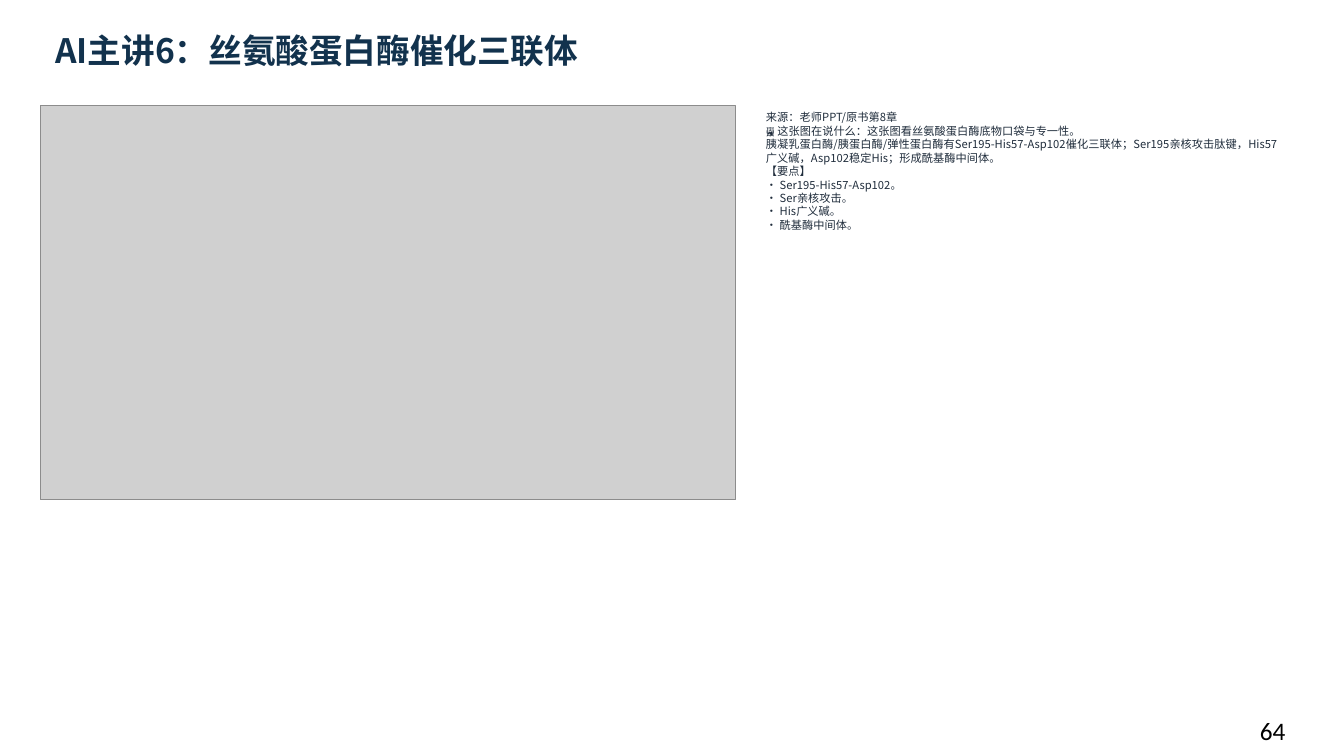
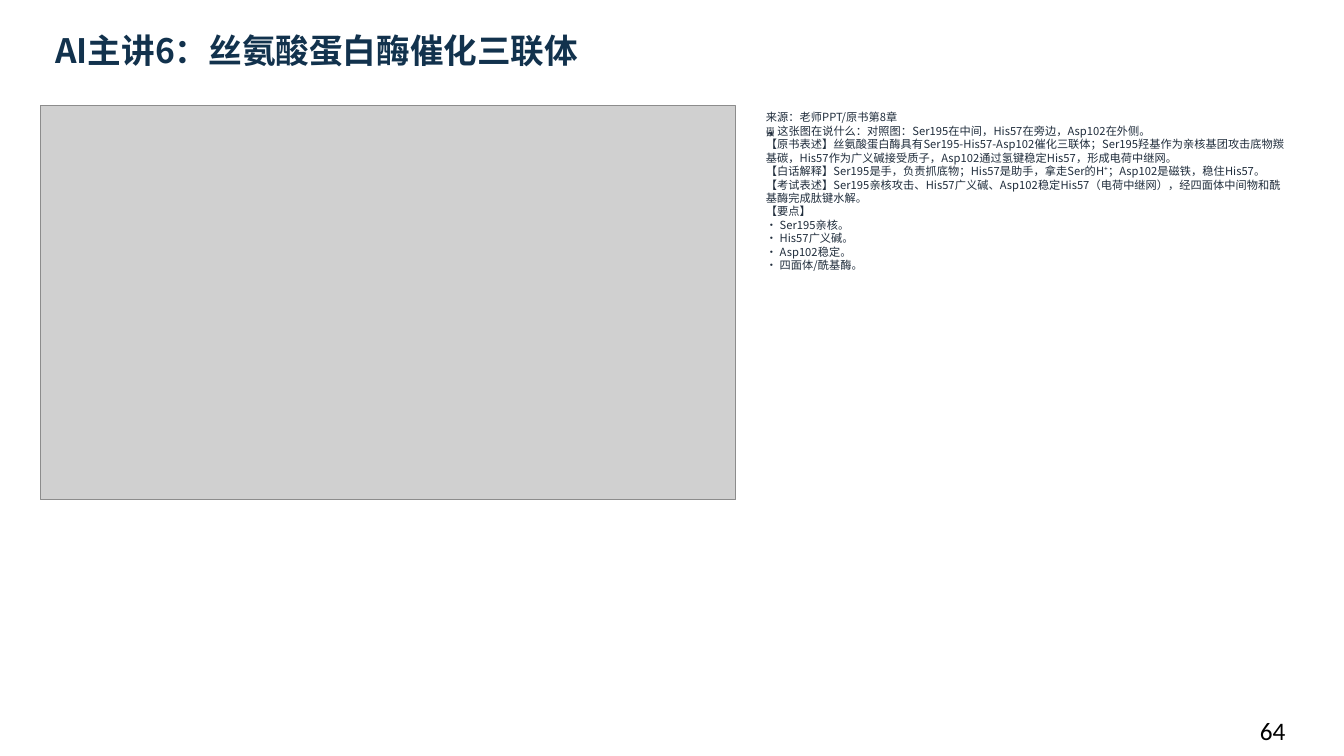
Before and after one commit to newkan-li/Biochemistry, a slide deck: slide 64 of downloads/bc08-ai-style.pptx. Drawn at 1344x756 pixels with LibreOffice and Linux fonts; fonts in the diff are those of the drawing; grey boxes stand for pictures. Boxes give left, top, right and bottom in pixels: in the first picture for what was removed or moved away, otherwise in the second. Text is boxed around its words. In the diff, an @@ line names an element or a change of style, - is before the commit and + after.

Commit message:
bc08关键机制页改为原书表述+白话解释+考试表述;版本20261112bzw

```diff
--- a/downloads/bc08-ai-style.pptx
+++ b/downloads/bc08-ai-style.pptx
@@ text at [766, 111, 1284, 271]: text changed @@
-来源：老师PPT/原书第8章
-🖼 这张图在说什么：这张图看丝氨酸蛋白酶底物口袋与专一性。
-胰凝乳蛋白酶/胰蛋白酶/弹性蛋白酶有Ser195-His57-Asp102催化三联体；Ser195亲核攻击肽键，His57广义碱，Asp102稳定His；形成酰基酶中间体。
-【要点】
-• Ser195-His57-Asp102。
-• Ser亲核攻击。
-• His广义碱。
-• 酰基酶中间体。
+来源：老师PPT/原书第8章
+🖼 这张图在说什么：对照图：Ser195在中间，His57在旁边，Asp102在外侧。
+【原书表述】丝氨酸蛋白酶具有Ser195-His57-Asp102催化三联体；Ser195羟基作为亲核基团攻击底物羰基碳，His57作为广义碱接受质子，Asp102通过氢键稳定His57，形成电荷中继网。
+【白话解释】Ser195是手，负责抓底物；His57是助手，拿走Ser的H⁺；Asp102是磁铁，稳住His57。
+【考试表述】Ser195亲核攻击、His57广义碱、Asp102稳定His57（电荷中继网），经四面体中间物和酰基酶完成肽键水解。
+【要点】
+• Ser195亲核。
+• His57广义碱。
+• Asp102稳定。
+• 四面体/酰基酶。
```
Also in this commit, not shown: 6 other slides changed, 6 other files.
